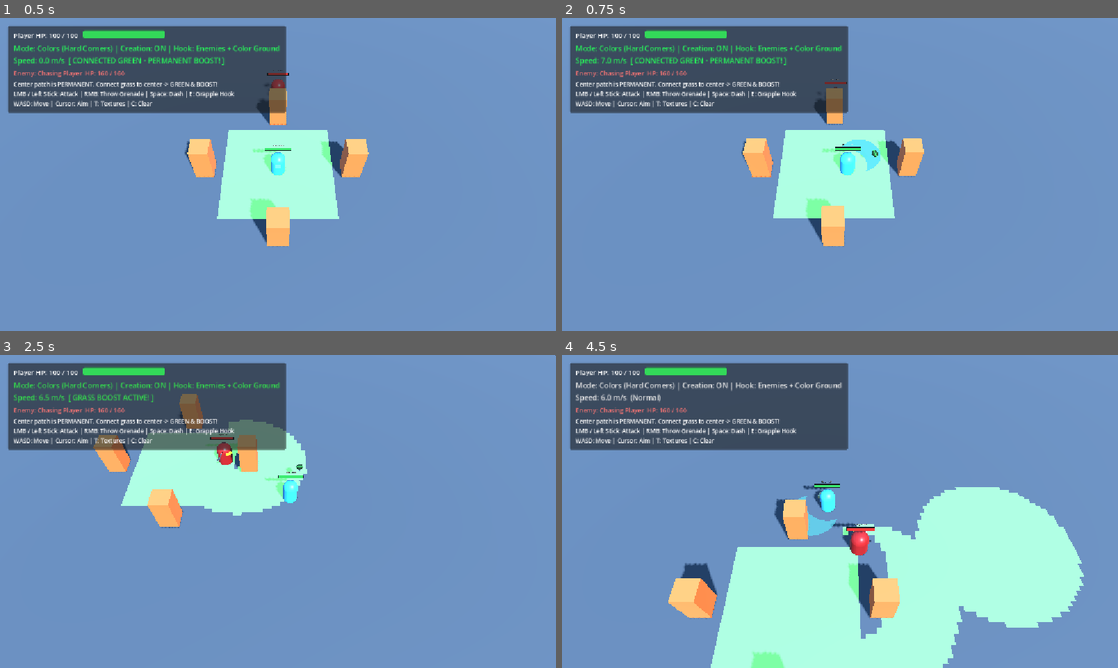
Above: before the commit, frames 1-4 (two rows, left to right).
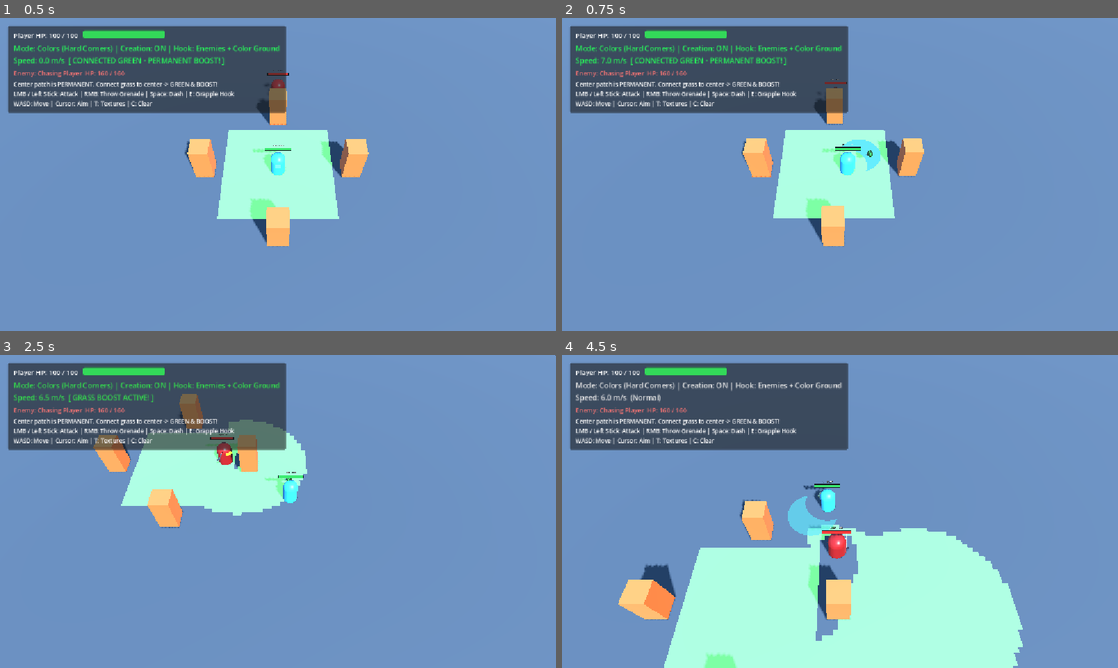
Above: after the commit, the same moments.

Repository: Panthusi/Prototype-Test
Game: Godot game, scene res://scenes/main.tscn
Two runs of this game, one before a commit and one after it. Both use one fixed random seed, a clock stepped at 60 frames per second and the inputs below.
Inputs (mouse positions are in pixels of both pictures, inside the frame that each line leads up to):
- Up to frame 1 (0.5 s): no input
- Up to frame 2 (0.75 s): tap Enter at 0.5 s; move the mouse to (962, 158) at 0.52 s; hold D from 0.53 s (still down); tap Q at 0.6 s; click (962, 158) at 0.67 s
- Up to frame 3 (2.5 s): tap Space at 0.77, 1.52 s; move the mouse to (166, 527) at 1.27 s; release D at 1.28 s; hold S 1.28-2.03 s; tap Q at 1.35, 2.3 s; click (166, 527) at 1.42 s; move the mouse to (333, 442) at 2.02 s; hold D from 2.03 s (still down); tap E at 2.1 s; click (333, 442) at 2.17 s
- Up to frame 4 (4.5 s): move the mouse to (812, 574) at 2.77 s; release D at 2.78 s; hold W 2.78-3.53 s; tap R at 2.85 s; click (812, 574) at 2.92 s; tap Space at 3.02, 3.77 s; tap Q at 3.05, 3.8 s; move the mouse to (1006, 558) at 3.52 s; hold A from 3.53 s (still down); tap Shift at 3.6 s; click (1006, 558) at 3.67 s; move the mouse to (673, 464) at 4.27 s; tap F at 4.35 s; click (673, 464) at 4.42 s

Frame 1 is identical in both runs. In frame 2, less than 0.1% of the frame differs, in the area x 52-57%, y 42-45%; in frame 3, less than 0.1%; in frame 4, 20%, in the area x 10-94%, y 40-100%.

Commit message:
Fixing Grenade Throw

Diff:
--- a/scenes/grenade.tscn
+++ b/scenes/grenade.tscn
@@ -1,6 +1,6 @@
-[gd_scene format=3]
+[gd_scene format=3 uid="uid://dmw8khtt62ti7"]
 
-[ext_resource type="Script" path="res://scripts/grenade.gd" id="1_grenade"]
+[ext_resource type="Script" uid="uid://blmnameujddp3" path="res://scripts/grenade.gd" id="1_grenade"]
 
 [sub_resource type="SphereShape3D" id="SphereShape3D_1"]
 radius = 0.25
@@ -47,27 +47,29 @@
 bottom_radius = 1.0
 height = 0.02
 
-[node name="Grenade" type="Area3D"]
+[sub_resource type="StandardMaterial3D" id="StandardMaterial3D_tefeu"]
+
+[node name="Grenade" type="Area3D" unique_id=774316849]
 collision_layer = 0
 collision_mask = 3
 script = ExtResource("1_grenade")
 
-[node name="CollisionShape3D" type="CollisionShape3D" parent="."]
+[node name="CollisionShape3D" type="CollisionShape3D" parent="." unique_id=1796452370]
 shape = SubResource("SphereShape3D_1")
 
-[node name="GrenadeVisual" type="Node3D" parent="."]
+[node name="GrenadeVisual" type="Node3D" parent="." unique_id=138962816]
 
-[node name="BodyMesh" type="MeshInstance3D" parent="GrenadeVisual"]
+[node name="BodyMesh" type="MeshInstance3D" parent="GrenadeVisual" unique_id=1078120058]
 mesh = SubResource("SphereMesh_body")
 
-[node name="RingMesh" type="MeshInstance3D" parent="GrenadeVisual"]
+[node name="RingMesh" type="MeshInstance3D" parent="GrenadeVisual" unique_id=355622796]
 mesh = SubResource("TorusMesh_ring")
 
-[node name="PinMesh" type="MeshInstance3D" parent="GrenadeVisual"]
+[node name="PinMesh" type="MeshInstance3D" parent="GrenadeVisual" unique_id=1448379609]
 transform = Transform3D(1, 0, 0, 0, 1, 0, 0, 0, 1, 0, 0.16, 0)
 mesh = SubResource("CylinderMesh_pin")
 
-[node name="TrailParticles" type="CPUParticles3D" parent="."]
+[node name="TrailParticles" type="CPUParticles3D" parent="." unique_id=643378288]
 amount = 20
 lifetime = 0.35
 direction = Vector3(0, 0, 1)
@@ -79,14 +81,15 @@
 scale_amount_max = 0.15
 color = Color(0.25, 0.95, 0.4, 0.6)
 
-[node name="ExplosionEffect" type="Node3D" parent="."]
+[node name="ExplosionEffect" type="Node3D" parent="." unique_id=1685001961]
 visible = false
 
-[node name="ShockwaveRing" type="MeshInstance3D" parent="ExplosionEffect"]
+[node name="ShockwaveRing" type="MeshInstance3D" parent="ExplosionEffect" unique_id=258691566]
 transform = Transform3D(0.1, 0, 0, 0, 1, 0, 0, 0, 0.1, 0, 0.04, 0)
 mesh = SubResource("CylinderMesh_shockwave")
 
-[node name="BurstParticles" type="CPUParticles3D" parent="ExplosionEffect"]
+[node name="BurstParticles" type="CPUParticles3D" parent="ExplosionEffect" unique_id=1526332970]
+material_override = SubResource("StandardMaterial3D_tefeu")
 emitting = false
 amount = 40
 lifetime = 0.6
@@ -101,7 +104,7 @@
 scale_amount_max = 0.22
 color = Color(0.25, 0.95, 0.4, 1)
 
-[node name="ExplosionLight" type="OmniLight3D" parent="ExplosionEffect"]
+[node name="ExplosionLight" type="OmniLight3D" parent="ExplosionEffect" unique_id=1269625721]
 light_color = Color(0.25, 1, 0.4, 1)
 light_energy = 0.0
 omni_range = 7.0
--- a/scripts/grenade.gd
+++ b/scripts/grenade.gd
@@ -59,6 +59,39 @@
 	_tumble_axis = side.rotated(horiz_dir, randf_range(-0.4, 0.4)).normalized()
 
 
+## Launch the grenade so it lands exactly at target_pos using a ballistic arc.
+## Solves for the required horizontal speed given the fixed upward_speed and throw_gravity.
+func launch_to_target(target_pos: Vector3) -> void:
+	var spawn_pos := global_position
+	var diff := Vector3(target_pos.x - spawn_pos.x, 0.0, target_pos.z - spawn_pos.z)
+	var horiz_dist := diff.length()
+
+	var horiz_dir := diff.normalized() if horiz_dist > 0.05 else Vector3(0.0, 0.0, -1.0)
+
+	# Ballistic time-of-flight: solve y(t) = spawn_y + u*t - 0.5*g*t^2 = 0 (ground plane)
+	# => t = (u + sqrt(u^2 + 2*g*spawn_y)) / g
+	var u := upward_speed
+	var g := throw_gravity
+	var spawn_y := spawn_pos.y  # height above ground (ground is y=0)
+	var discriminant := u * u + 2.0 * g * spawn_y
+	var flight_time: float
+	if discriminant >= 0.0:
+		flight_time = (u + sqrt(discriminant)) / g
+	else:
+		# Fallback: symmetric arc time
+		flight_time = 2.0 * u / g
+
+	# Clamp so grenade doesn't overshoot the fuse time
+	flight_time = minf(flight_time, max_fuse_time * 0.95)
+
+	var h_speed := horiz_dist / maxf(flight_time, 0.001)
+	velocity = horiz_dir * h_speed + Vector3.UP * u
+
+	# Choose tumble axis perpendicular to throw direction
+	var side := horiz_dir.cross(Vector3.UP).normalized()
+	_tumble_axis = side.rotated(horiz_dir, randf_range(-0.4, 0.4)).normalized()
+
+
 func _physics_process(delta: float) -> void:
 	if _is_exploding:
 		return
--- a/scripts/player.gd
+++ b/scripts/player.gd
@@ -80,6 +80,8 @@
 @export var grenade_cooldown: float = 0.8
 ## Damage dealt by the grenade explosion
 @export var grenade_damage: float = 50.0
+## Maximum throw distance from the player (meters); cursor target is clamped to this radius
+@export var grenade_max_throw_distance: float = 15.0
 ## Enables or disables creating grass on the ground during grenade explosion
 @export var enable_grenade_ground_creation: bool = true
 
@@ -405,7 +407,7 @@
 	)
 
 
-## Throw a grenade in the direction the player is looking at.
+## Throw a grenade towards the mouse cursor, clamped to grenade_max_throw_distance.
 ## If target_direction is provided, the player orients towards it before throwing.
 ## Returns true if the grenade was successfully thrown.
 func throw_grenade(target_direction: Vector3 = Vector3.ZERO) -> bool:
@@ -414,20 +416,36 @@
 
 	_can_throw_grenade = false
 
-	# If a specific throw direction was requested, face that direction
+	# --- Resolve the world-space target position ---
+	# Priority: explicit target_direction arg > aim_target > cursor ground position
+	var throw_target_pos: Variant = null
+
 	if target_direction.length_squared() > 0.001:
-		target_direction.y = 0.0
-		var look_basis := Basis.looking_at(target_direction.normalized(), Vector3.UP)
-		basis = look_basis.orthonormalized()
+		# target_direction is the raw offset from player to the click position (not normalized).
+		# Its length equals the actual distance to the mouse cursor, so reconstruct the world position directly.
+		var flat_offset := Vector3(target_direction.x, 0.0, target_direction.z)
+		throw_target_pos = global_position + flat_offset
 	elif aim_target != null and aim_target is Vector3:
-		var aim_dir := (aim_target as Vector3) - global_position
-		aim_dir.y = 0.0
-		if aim_dir.length_squared() > 0.001:
-			var look_basis := Basis.looking_at(aim_dir.normalized(), Vector3.UP)
+		throw_target_pos = aim_target as Vector3
+	elif enable_keyboard_fallback:
+		throw_target_pos = _get_cursor_ground_position()
+
+	# Clamp target to max throw distance
+	if throw_target_pos != null and throw_target_pos is Vector3:
+		var target_3d := throw_target_pos as Vector3
+		var flat_offset := Vector3(target_3d.x - global_position.x, 0.0, target_3d.z - global_position.z)
+		var dist := flat_offset.length()
+		if dist > grenade_max_throw_distance:
+			flat_offset = flat_offset.normalized() * grenade_max_throw_distance
+			throw_target_pos = Vector3(global_position.x + flat_offset.x, 0.0, global_position.z + flat_offset.z)
+
+	# Face towards throw target
+	if throw_target_pos != null and throw_target_pos is Vector3:
+		var face_dir := (throw_target_pos as Vector3) - global_position
+		face_dir.y = 0.0
+		if face_dir.length_squared() > 0.001:
+			var look_basis := Basis.looking_at(face_dir.normalized(), Vector3.UP)
 			basis = look_basis.orthonormalized()
-
-	# Throw in the direction the player is looking at
-	var throw_dir := -basis.z
 
 	if not grenade_scene:
 		if ResourceLoader.exists("res://scenes/grenade.tscn"):
@@ -465,11 +483,15 @@
 		add_sibling(grenade)
 
 	# Spawn grenade slightly in front of player at chest height
+	var throw_dir := -basis.z
 	var spawn_pos := global_position + Vector3(0.0, 1.1, 0.0) + throw_dir * 0.5
 	grenade.global_position = spawn_pos
 
-	# Launch grenade with ballistic arc
-	grenade.launch(throw_dir, grenade_throw_speed, grenade_upward_speed)
+	# Launch grenade: arc to target if we have a position, otherwise direction-based
+	if throw_target_pos != null and throw_target_pos is Vector3:
+		grenade.launch_to_target(throw_target_pos as Vector3)
+	else:
+		grenade.launch(throw_dir, grenade_throw_speed, grenade_upward_speed)
 
 	grenade_thrown.emit(grenade)
 	_play_throw_feedback()
